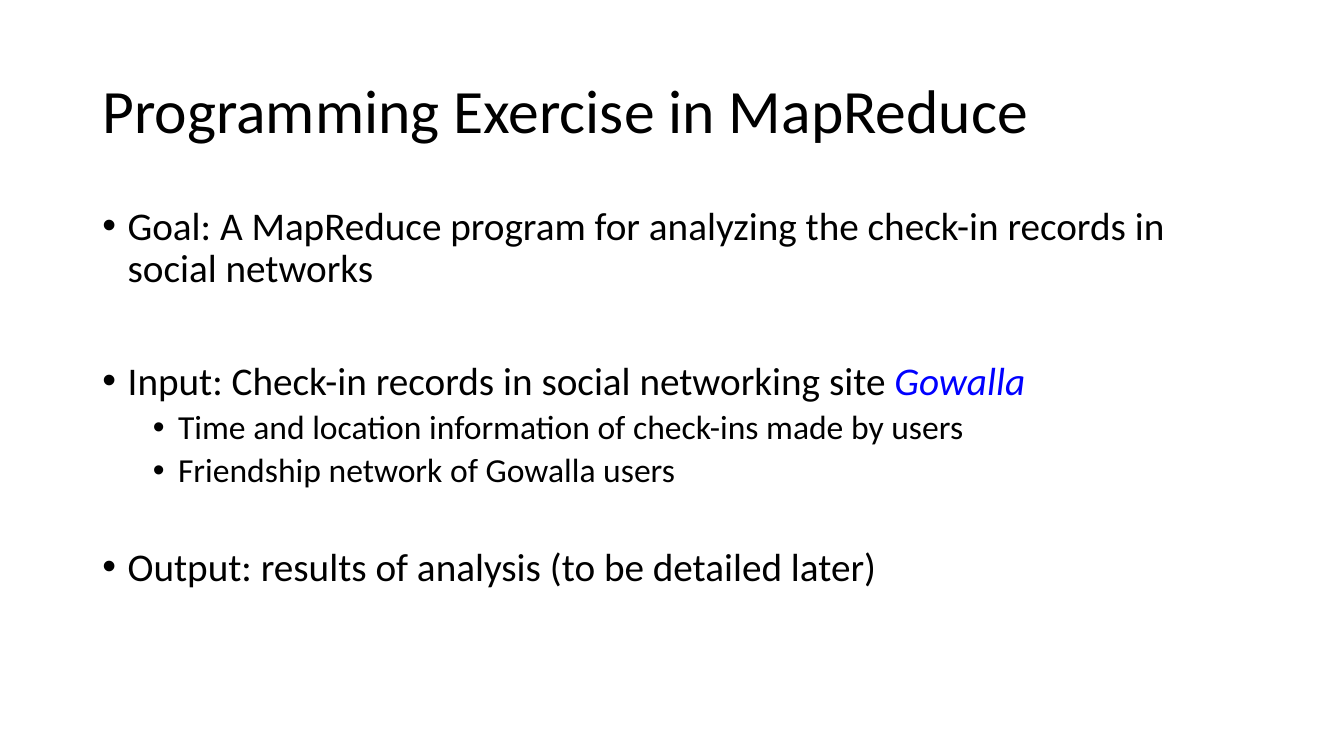
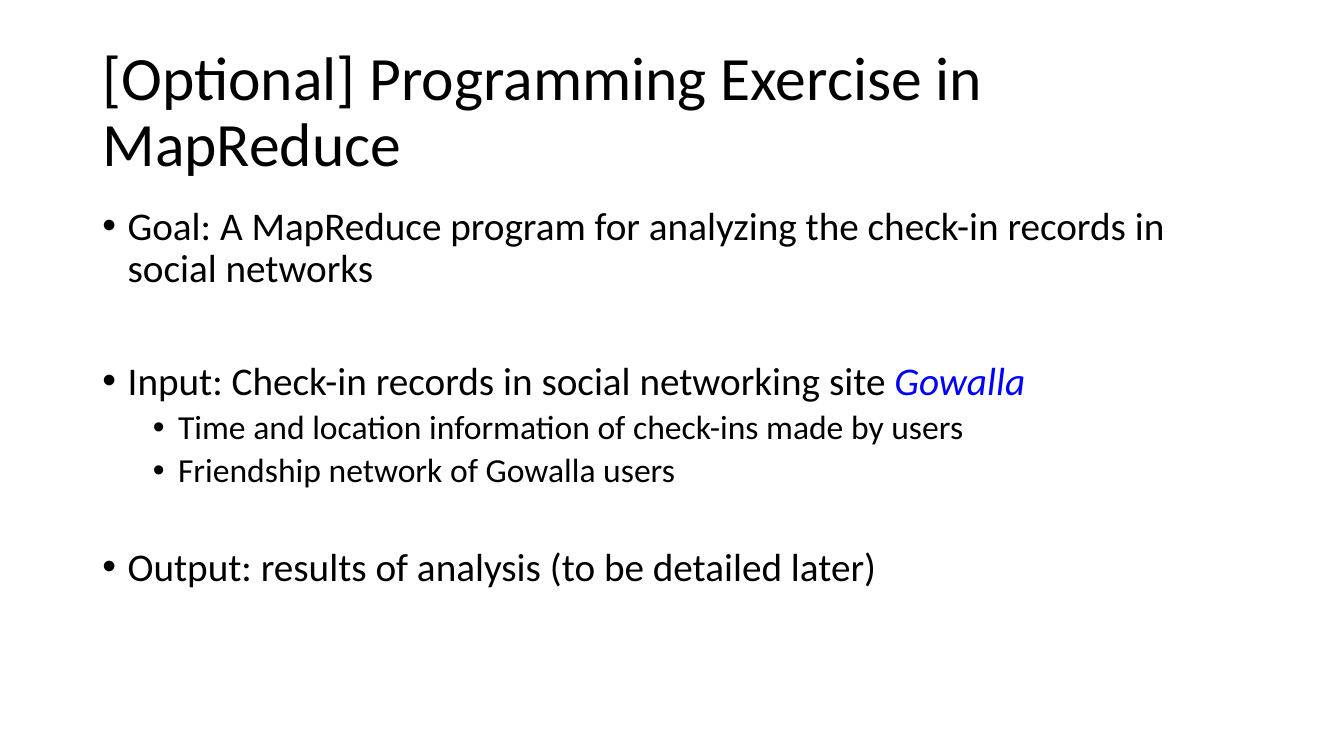
Before and after one commit to chriswjh/chriswjh.github.io, a slide deck: slide 2 of EDM/HW4.pptx. Drawn at 1344x756 pixels with LibreOffice and Linux fonts; fonts in the diff are those of the drawing. Boxes give left, top, right and bottom in pixels: in the first picture for what was removed or moved away, otherwise in the second. Text is boxed around its words. In the diff, an @@ line names an element or a change of style, - is before the commit and + after.

```diff
--- a/EDM/HW4.pptx
+++ b/EDM/HW4.pptx
@@ title at (102, 55, 982, 176): text changed @@
-Programming Exercise in MapReduce
+[Optional] Programming Exercise in MapReduce
```
Also in this commit, not shown: 3 other slides changed.
